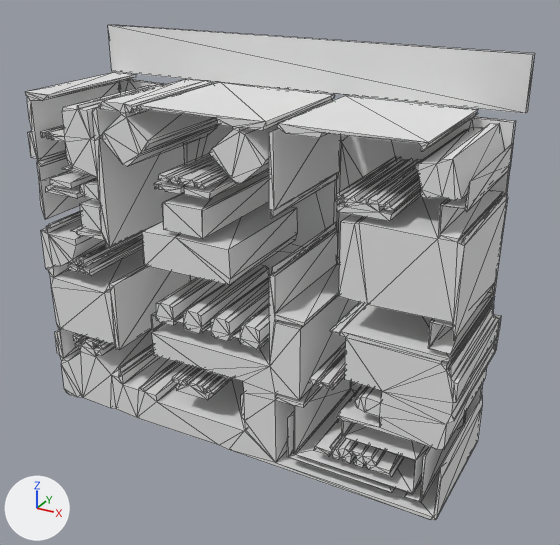
An edit to the glTF model version one/out_3d/52_12.glb, drawn before and after from the same camera.
Both versions are drawn from a 50 mm lens placed at (13.3, -15.56, 11.07), pointed at (5.59, -1.55, 4.06). Every picture has the same lights, and +X, +Y and +Z are marked at lower left. Mesh edges are drawn as thin lines. Where no turn or scale is listed for an object, it has been applied to the vertices. Vertices at the same position are counted once.

In view in the first picture: 'geometry_0'.
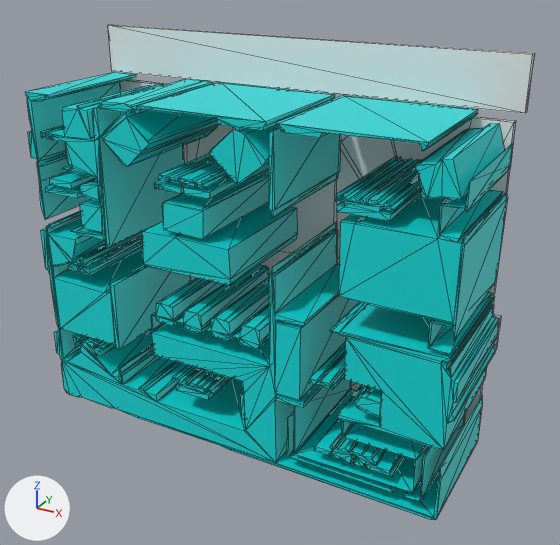
Scene script edits in JSON lines:
```json
{"op": "add", "block": "mat_defaultmaterial", "code": ["mat_defaultmaterial = bpy.data.materials.new('DefaultMaterial')", "mat_defaultmaterial.use_nodes = True; mat_defaultmaterial.node_tree.nodes.clear()", "_N = mat_defaultmaterial.node_tree.nodes; _L = mat_defaultmaterial.node_tree.links", "n0 = _N.new('ShaderNodeOutputMaterial'); n0.name = 'Material Output'", "n1 = _N.new('ShaderNodeBsdfPrincipled'); n1.name = 'Principled BSDF'", "n2 = _N.new('ShaderNodeVertexColor'); n2.name = 'Color Attribute'", "_L.new(n1.outputs[0], n0.inputs[0])  # 'BSDF' to 'Surface'", "_L.new(n2.outputs[0], n1.inputs[0])  # 'Color' to 'Base Color'"]}
{"block": "me_geometry_0", "where": "# used by ob_geometry_0; location = (0.0, 0.0, 0.0)"}
{"op": "remove", "block": "me_geometry_0", "code": "me_geometry_0.from_pydata(...)  # 1806 vertices, 3512 faces; spans x 0.0..10.23, y -3.15..0.0, z 0.09..8.96"}
{"op": "add", "block": "me_geometry_0", "code": "me_geometry_0.from_pydata(...)  # 1812 vertices, 3524 faces; spans x 0.0..10.23, y -3.15..0.0, z 0.09..8.96"}
{"block": "me_geometry_0", "change": "me_geometry_0 part 1: 4 vertices removed from x 6.43..6.6, y -3.15..-0.15, z 7.67..7.84; 10 vertices added at x 6.37..6.61, y -3.15..-0.15, z 7.67..7.84"}
{"block": "me_geometry_0", "change": "me_geometry_0 part 2: 2 vertices removed from x 5.57, y -3.15..-0.15, z 1.78; 2 vertices added at x 5.57, y -3.15..-0.15, z 1.77"}
{"block": "me_geometry_0", "change": "me_geometry_0 part 3: 2312 faces spanning x 0.0..10.23, y -3.15..0.0, z 0.09..8.96 switch from no material to mat_defaultmaterial"}
```

Where the change shows, as pixel boxes [x1, y1, x2, y2] in the pictures (560 x 545 px; the box of a moved part takes in the faces that stretch with it):
```json
{"part": 1, "of": "me_geometry_0", "change": "built on", "before": [278, 96, 478, 142], "after": [276, 96, 478, 142]}
{"part": 2, "of": "me_geometry_0", "change": "moved or reshaped", "before": [241, 381, 275, 420], "after": [241, 367, 269, 429]}
{"part": 3, "of": "me_geometry_0", "change": "recoloured", "before": [26, 25, 535, 517], "after": [26, 25, 535, 517], "on screen": "grey to cyan"}
```
